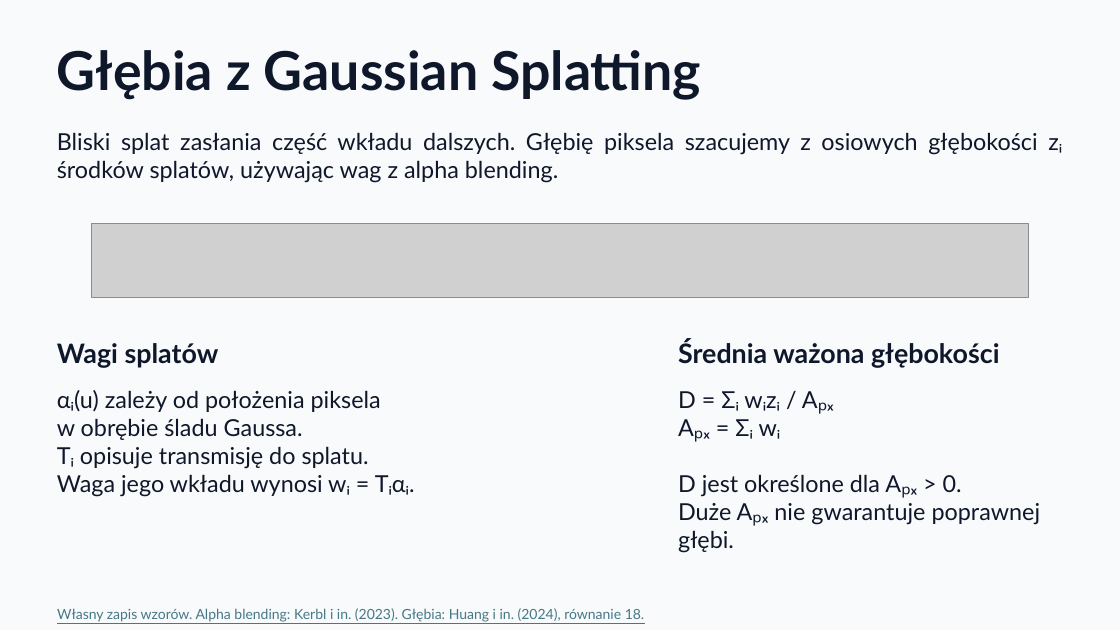
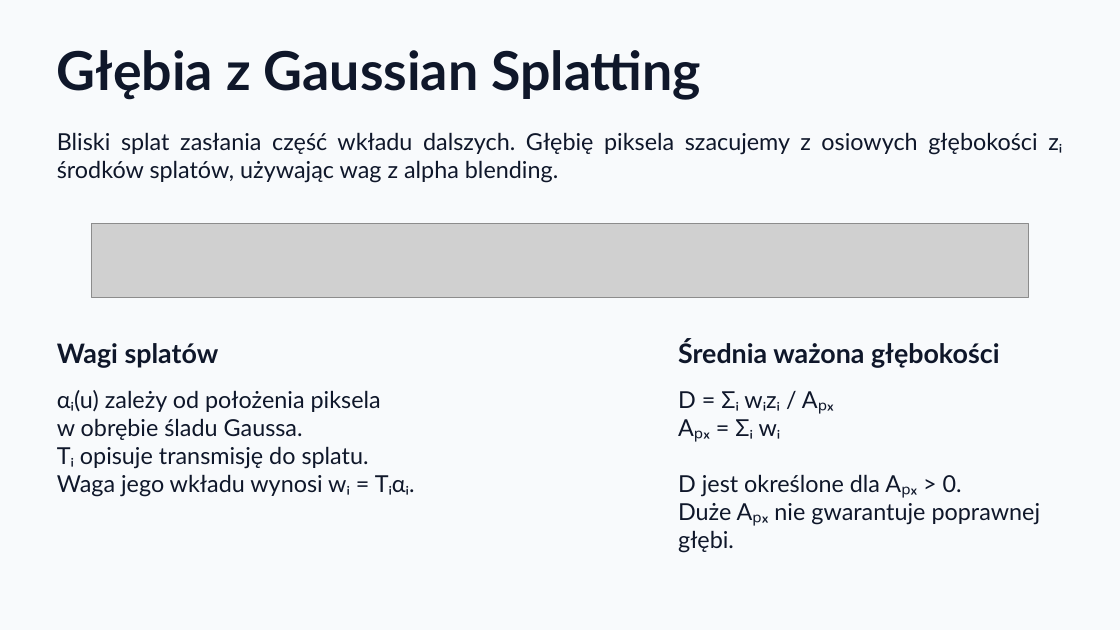
Before and after one commit to KajetanOzog/lab_6, a slide deck: slide 36 of prezentacja.pptx. Drawn at 1120x630 pixels with LibreOffice and Linux fonts; fonts in the diff are those of the drawing; grey boxes stand for pictures. Boxes give left, top, right and bottom in pixels: in the first picture for what was removed or moved away, otherwise in the second. Text is boxed around its words. In the diff, an @@ line names an element or a change of style, - is before the commit and + after.

```diff
--- a/prezentacja.pptx
+++ b/prezentacja.pptx
@@ text removed at bbox=[57, 608, 645, 622] @@
-Własny zapis wzorów. Alpha blending: Kerbl i in. (2023). Głębia: Huang i in. (2024), równanie 18.
```
Also in this commit, not shown: 15 other slides changed, 2 other files.
